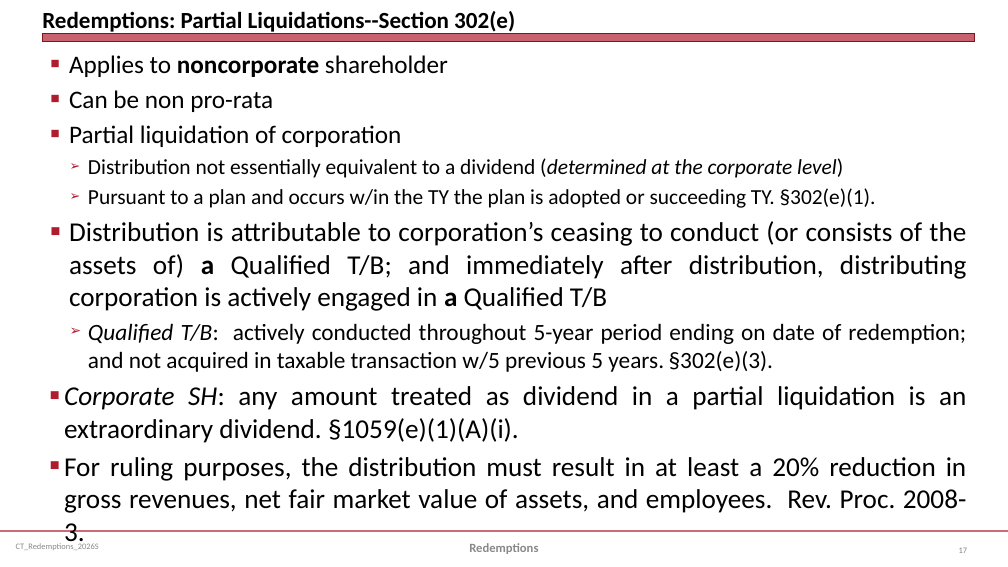
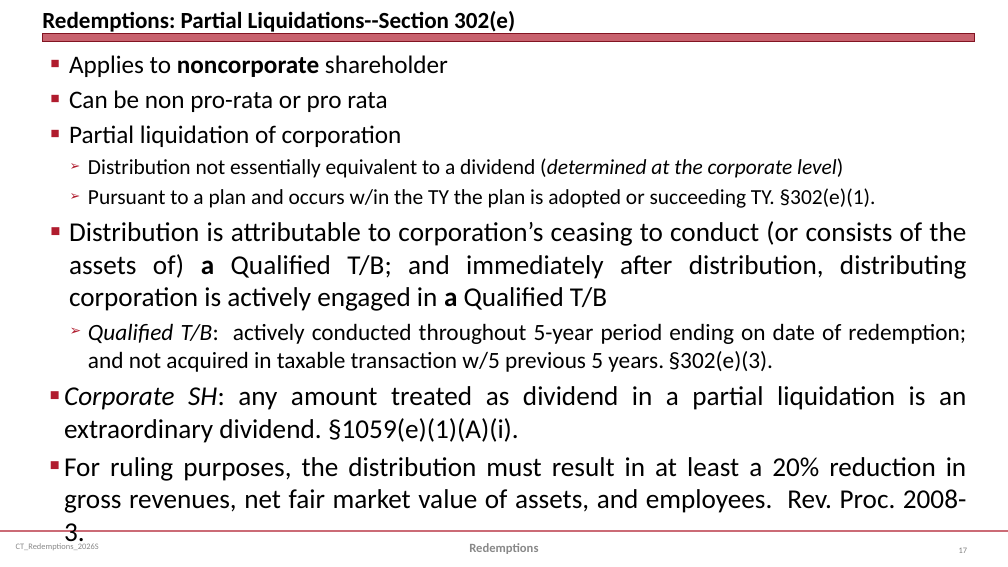
Before and after one commit to jmc877/Corporate-Tax, a slide deck: slide 17 of slides/CT_Redemptions_2026S.pptx. Drawn at 1008x567 pixels with LibreOffice and Linux fonts; fonts in the diff are those of the drawing. Boxes give left, top, right and bottom in pixels: in the first picture for what was removed or moved away, otherwise in the second. Text is boxed around its words. In the diff, an @@ line names an element or a change of style, - is before the commit and + after.

```diff
--- a/slides/CT_Redemptions_2026S.pptx
+++ b/slides/CT_Redemptions_2026S.pptx
@@ text at (x1=69, y1=90, x2=387, y2=112): text changed @@
-■ Can be non pro-rata
+■ Can be non pro-rata or pro rata
```
Also in this commit, not shown: 2 other slides changed, 3 other files.
